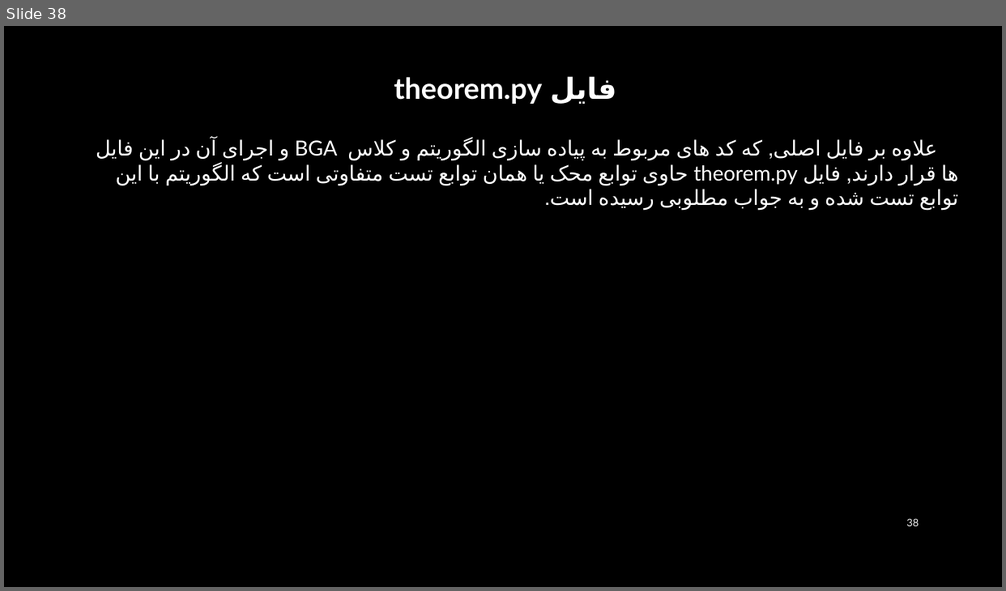
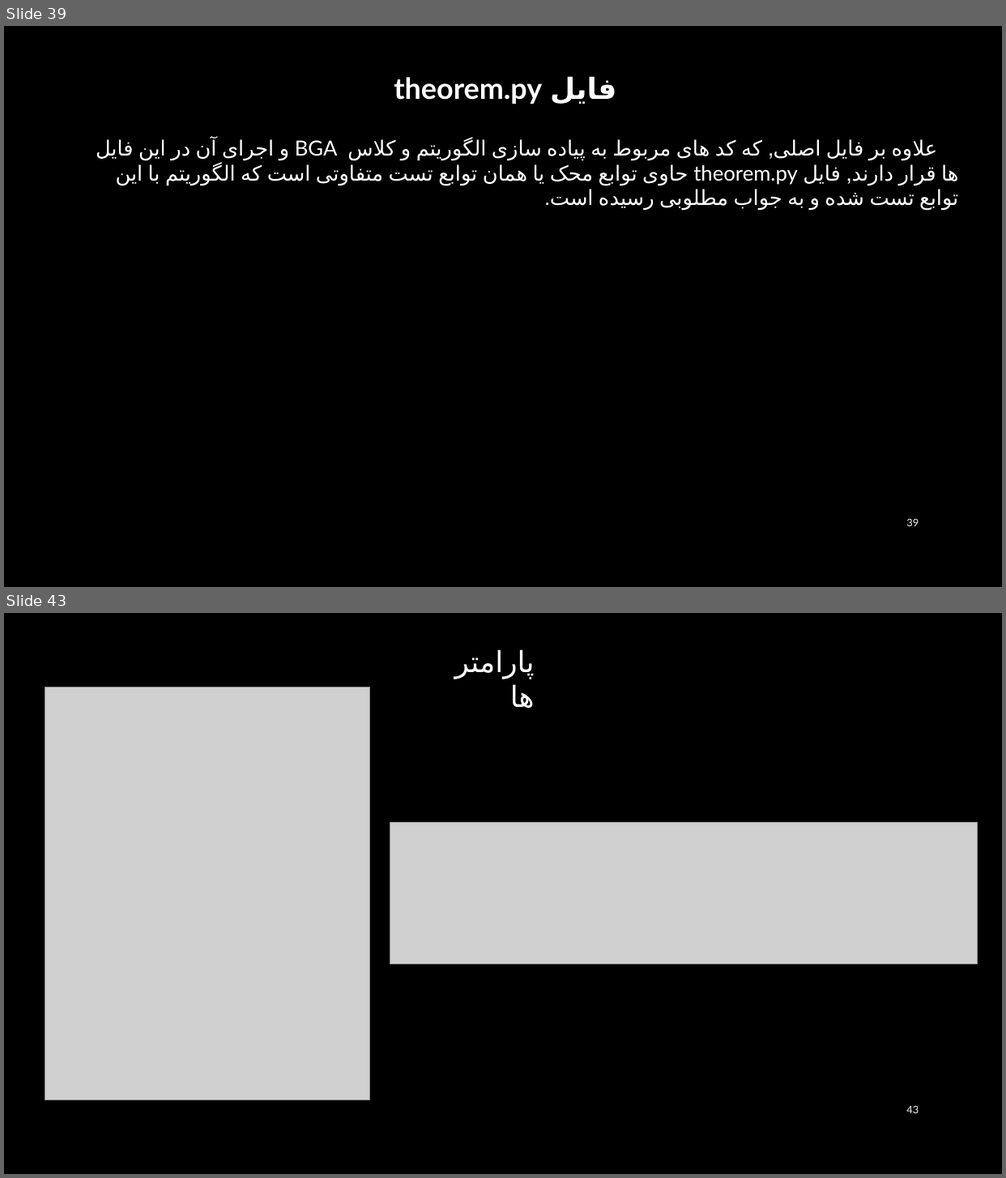
Before and after one commit to AmirAAZ818/Soft_Computing_Course, a slide deck: HW_1/BGA DOCUMENT.pptx. Shown one above the other, each under a label of ours: slide 38 before the commit, slides 39 and 43 after it; the slides between them are not shown. The pictures are 1006x591 and 1006x1178 pixels, drawn with LibreOffice and Linux fonts; fonts in the diff are those of the drawing; grey boxes stand for pictures; background and template pictures are left out. Boxes give left, top, right and bottom in pixels: in the first picture for what was removed or moved away, otherwise in the second. Text is boxed around its words. In the diff, an @@ line names an element or a change of style, - is before the commit and + after.

```diff
--- a/HW_1/BGA DOCUMENT.pptx
+++ b/HW_1/BGA DOCUMENT.pptx
@@ slide 43 added at bbox=[4, 613, 1002, 1174], background picture (left out) @@
@@ text added at bbox=[455, 649, 535, 708], 28 pt, text #FFFFFF @@
+پارامتر ها
@@ picture added at bbox=[45, 687, 370, 1101] @@
@@ picture added at bbox=[390, 823, 978, 964] @@
@@ page number added at bbox=[906, 1105, 918, 1114], 10 pt, text #F2F2F2 @@
+43
@@ what was slide 38 is now slide 39 @@
@@ page number at bbox=[906, 518, 918, 527]: text changed @@
-38
+39
```
Also in this commit, not shown: 1 slide changed, 11 other slides added, 4 other files.
